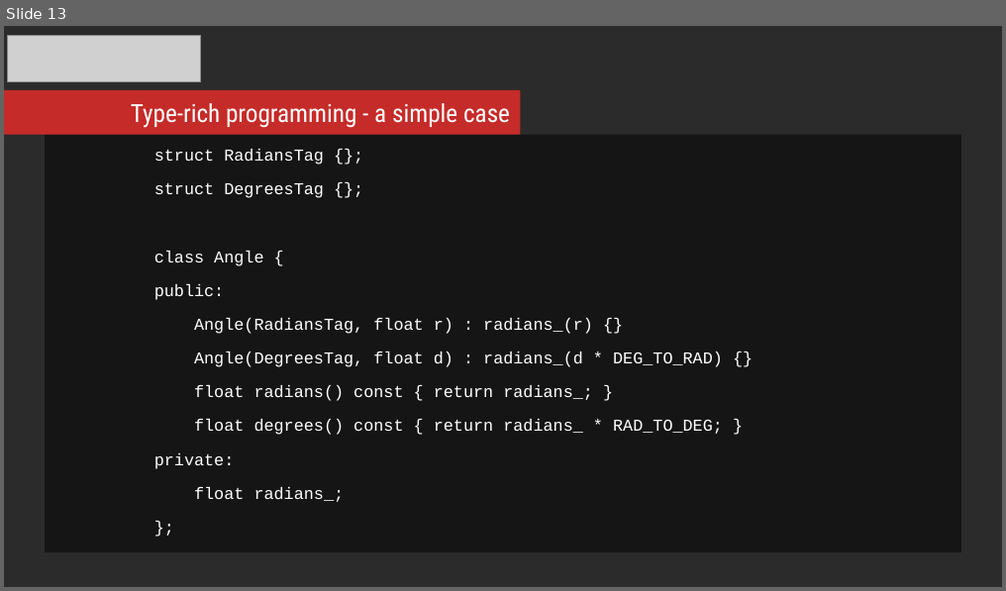
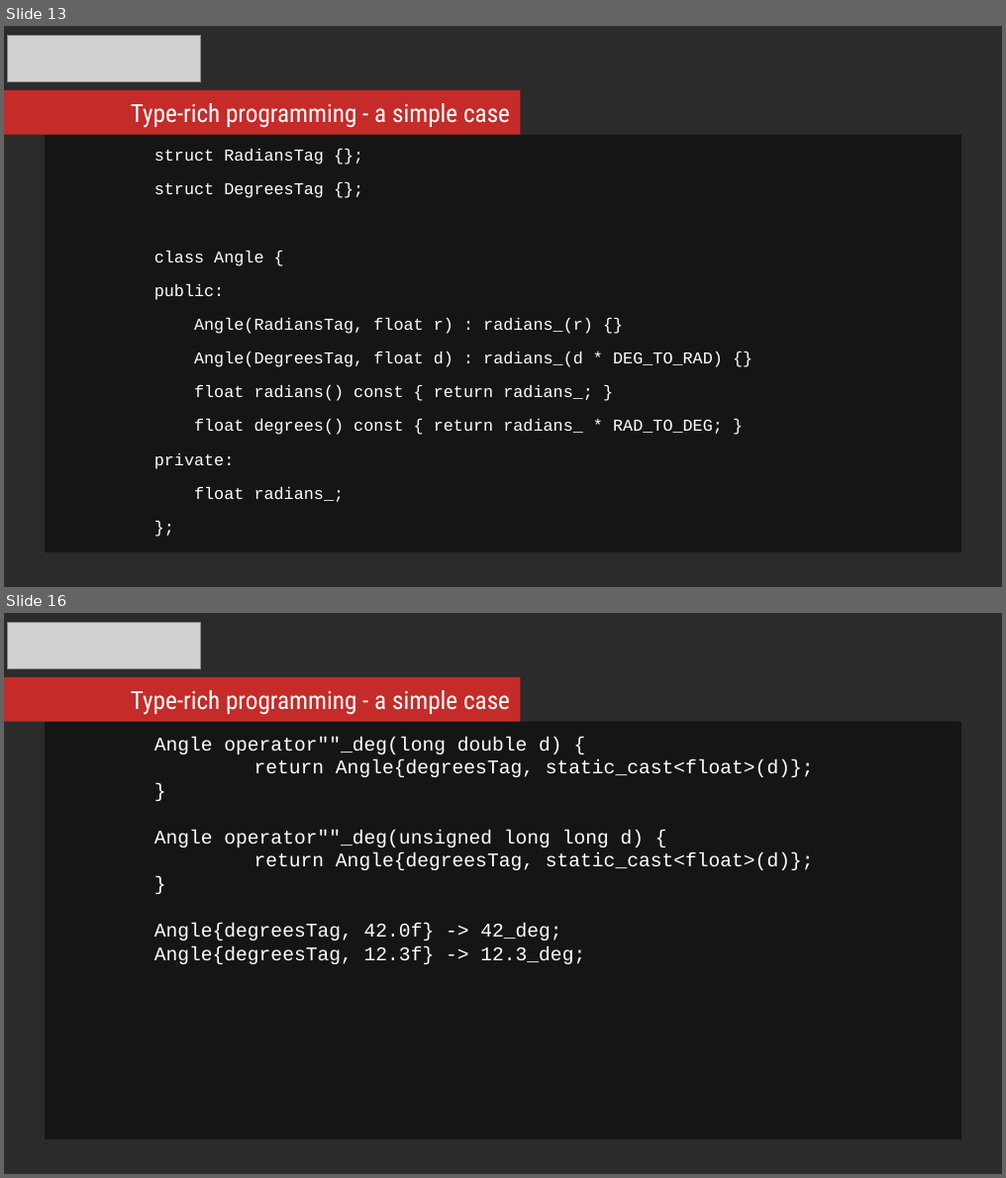
Before and after one commit to mikosz/type-safety, a slide deck: ask-not-what-you-can-do-for-the-compiler.odp. Shown one above the other, each under a label of ours: slide 13 before the commit, slides 13 and 16 after it; the slides between them are not shown. The pictures are 1006x591 and 1006x1178 pixels, drawn with LibreOffice and Linux fonts; fonts in the diff are those of the drawing; grey boxes stand for pictures; background and template pictures are left out; a plain dark background stands for a picture behind light text. Boxes give left, top, right and bottom in pixels: in the first picture for what was removed or moved away, otherwise in the second. Text is boxed around its words. In the diff, an @@ line names an element or a change of style, - is before the commit and + after.

```diff
--- a/ask-not-what-you-can-do-for-the-compiler.odp
+++ b/ask-not-what-you-can-do-for-the-compiler.odp
@@ slide 16 added at (x1=4, y1=613, x2=1002, y2=1174), background picture (left out) @@
@@ picture added at (x1=8, y1=622, x2=202, y2=668) @@
@@ rectangle added at (x1=4, y1=677, x2=520, y2=721), fill #C52B28 @@
@@ text added at (x1=131, y1=690, x2=510, y2=715), 18 pt, text #FFFFFF @@
+Type-rich programming - a simple case
@@ rectangle added at (x1=45, y1=722, x2=961, y2=1140), fill #000000 at 51% opacity, 14 pt, text #FFFFFF @@
+Angle operator""_deg(long double d) {
+return Angle{degreesTag, static_cast<float>(d)};
+}
+Angle operator""_deg(unsigned long long d) {
+return Angle{degreesTag, static_cast<float>(d)};
+}
+Angle{degreesTag, 42.0f} -> 42_deg;
+Angle{degreesTag, 12.3f} -> 12.3_deg;
```
Also in this commit, not shown: 1 slide changed, 5 other slides added, 8 other files.
